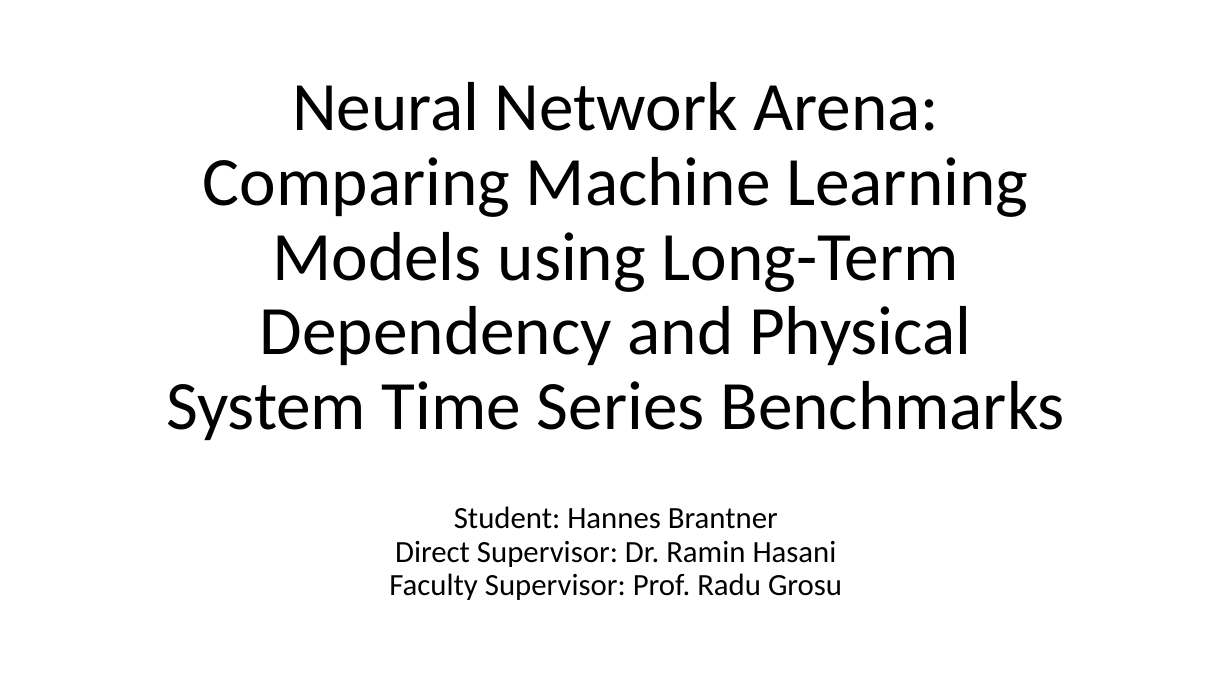
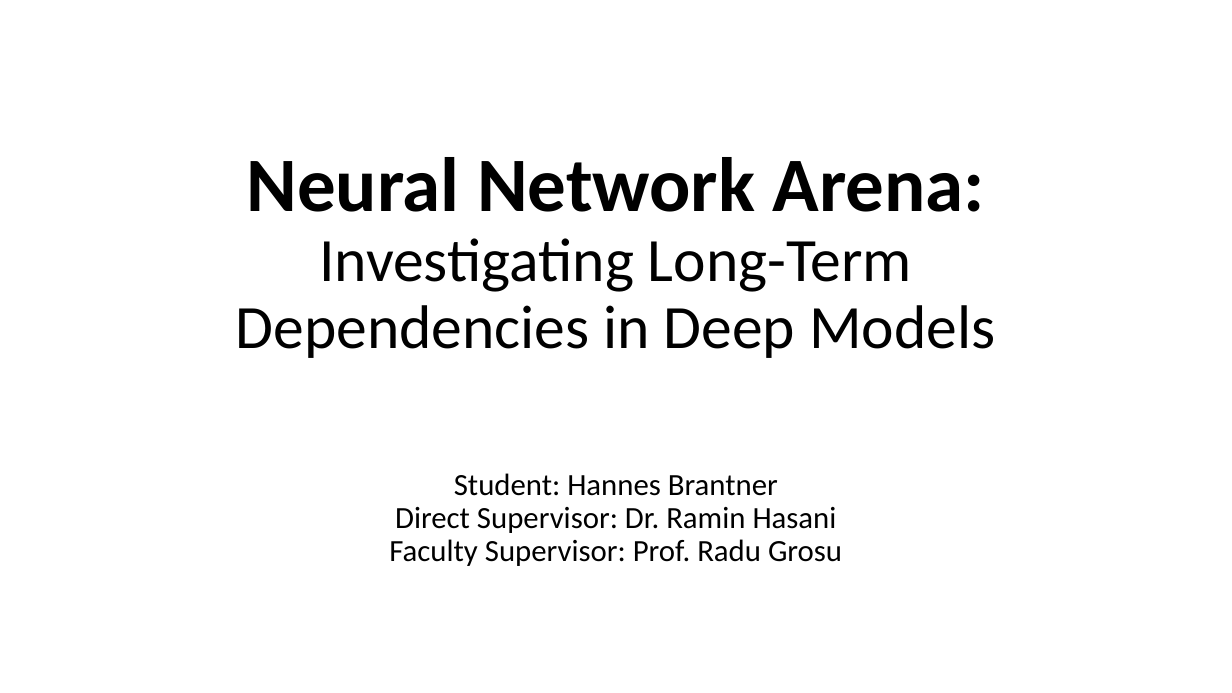
Before and after one commit to Oidlichtnwoada/NeuralNetworkArena, a slide deck: slide 1 of thesis/presentations/thesis_presentation.pptx. Drawn at 1232x693 pixels with LibreOffice and Linux fonts; fonts in the diff are those of the drawing. Boxes give left, top, right and bottom in pixels: in the first picture for what was removed or moved away, otherwise in the second. Text is boxed around its words. In the diff, an @@ line names an element or a change of style, - is before the commit and + after.

```diff
--- a/thesis/presentations/thesis_presentation.pptx
+++ b/thesis/presentations/thesis_presentation.pptx
@@ title at [236,157,995,358]: text changed; size 54 to 48 pt @@
-Neural Network Arena: Comparing Machine Learning Models using Long-Term Dependency and Physical System Time Series Benchmarks
+Neural Network Arena: Investigating Long-Term Dependencies in Deep Models
@@ subtitle "Student: Hannes Brantner Direct Supervisor: ...": place and size @@
-subtitle "Student: Hannes Brantner Direct Supervisor: ..." at [389,506,842,600]
+subtitle "Student: Hannes Brantner Direct Supervisor: ..." at [389,473,842,566]
```
Also in this commit, not shown: 3 other slides changed, 16 slides added, 35 slides removed, 2 other files.
